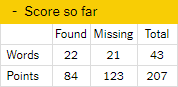
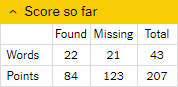
Two versions of the same layered image (178 × 87). Layer-by-layer changes:
painted on "Layer 3" over 9, 9, 17, 14
